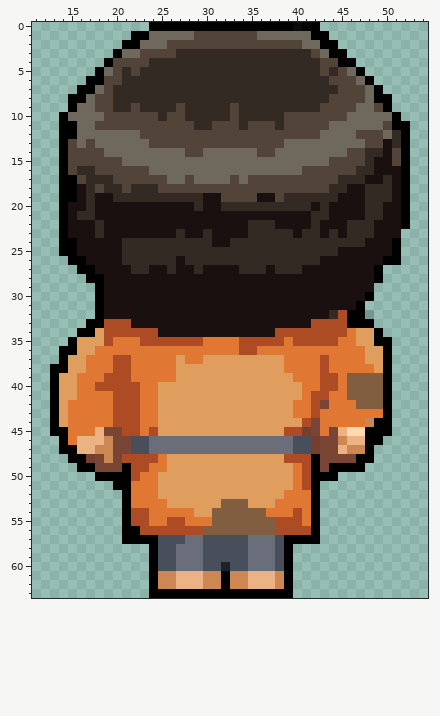
Edited in one commit: pixel-art sprite (Assets/Sprites/Tinker/PNGs/GT17_Tinker_Back_2.png). The picture above is the old version.
The file is 64x64 pixels. Pixels under 10% opacity are left out. Colours within 5 levels of each other are drawn and written as one. Shown: x 11..54, y 0..63.
New version:
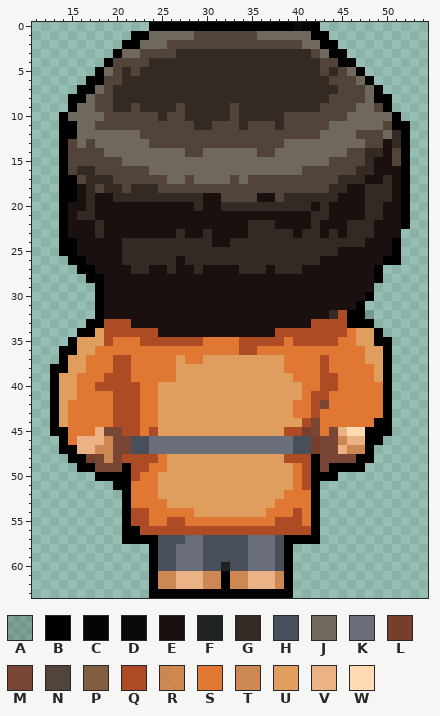
Palette (. is transparent): A #00000027  B #000000  C #050506  D #090a0c  E #1b1010  F #1f2222  G #322a23  H #494f5a  J #6e695c  K #6a6e7b  L #753e2d  M #794636  N #53443a  P #815e40  Q #ad4b24  R #e07833c0  S #e07833  T #cc8753  U #e09e5e  V #ebb385  W #ffd9b1
From old to new:
Changed rows in their new state; - is an unchanged pixel.
first column x 46:
39 SSSU
40 SSSS
41 SSSS
42 -SSS
44 --S-
first column x 30:
53 --UUU---
54 -UUUUUU-
55 -SSSSSSS
56 QQQQQQQQ
Where, in picture pixels (left, top, right, bottom), the same in both pictures:
changed: (347, 373, 383, 427)
changed: (203, 499, 275, 535)
